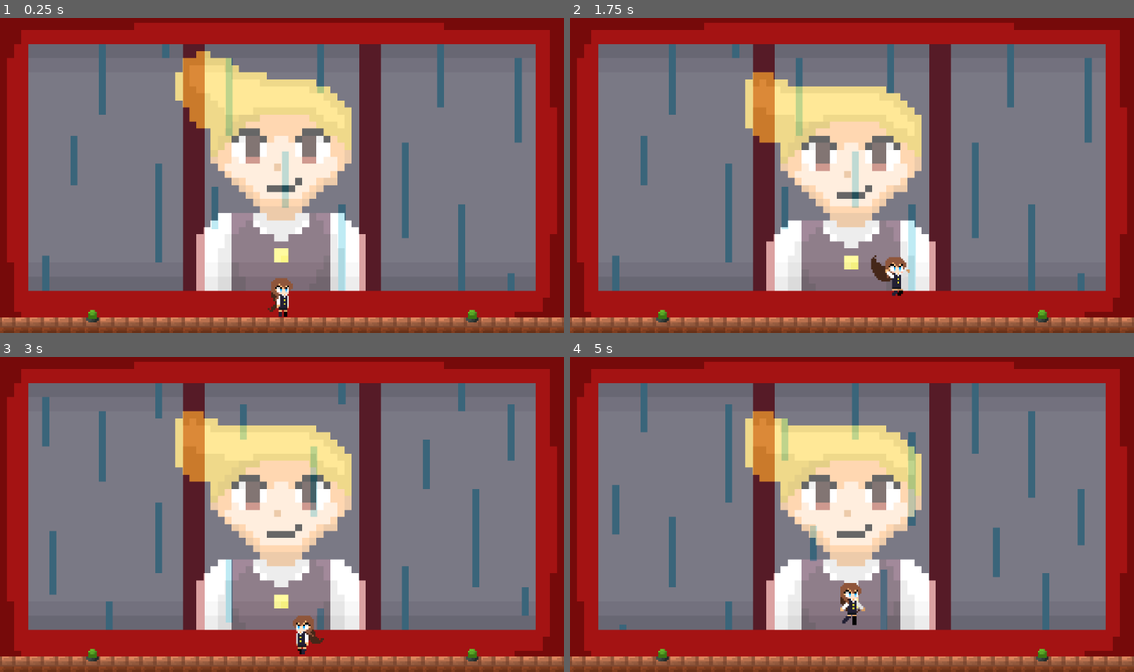
Above: before the commit, frames 1-4 (two rows, left to right).
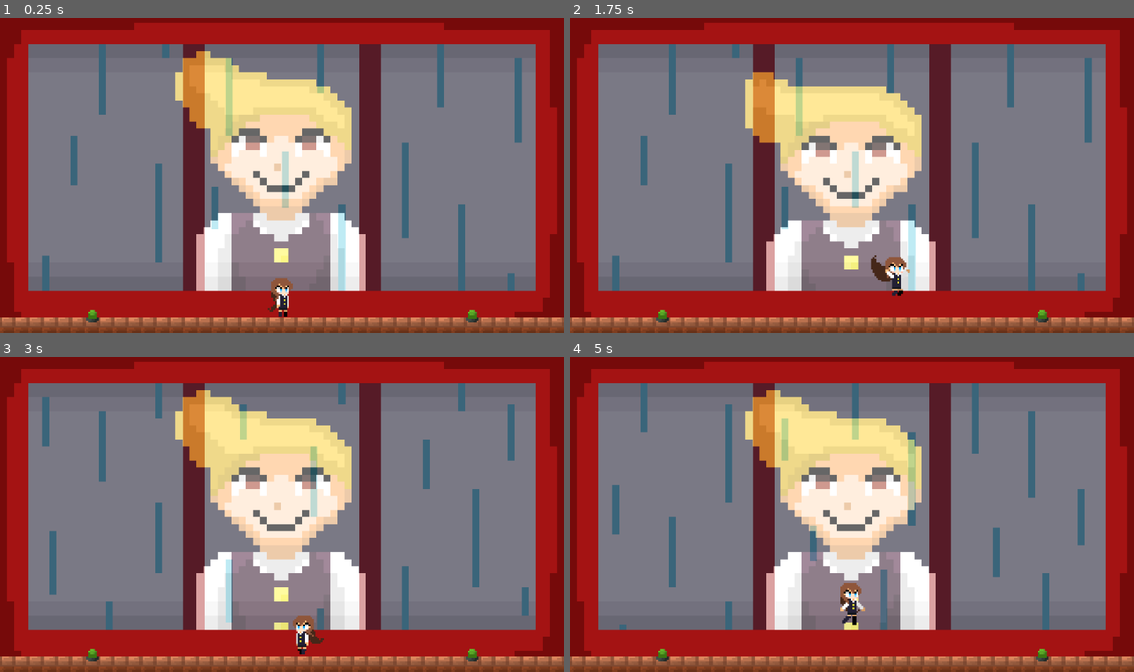
Above: after the commit, the same moments.

Repository: Kiydo/GameJam45
Game: Godot game, scene res://Scene/Stages/stage2.tscn
The game is run twice, just before and just after one commit, with the same random seed, the same clock (stepped at 60 frames per second) and the same inputs. This scene is started directly instead of the project's main scene.
Inputs:
- Up to frame 1 (0.25 s): no input
- Up to frame 2 (1.75 s): hold D (move_right) from 0.53 s (still down); tap W (jump) at 0.77, 1.52 s
- Up to frame 3 (3 s): release D (move_right) at 2.03 s; hold A (move_left) from 2.03 s (still down)
- Up to frame 4 (5 s): tap W (jump) at 3.02, 3.77, 4.52 s; release A (move_left) at 4.28 s; hold D (move_right) from 4.28 s (still down)

The runs differ from the first frame. In frame 1, 0.5% of the frame differs, in the area x 42-58%, y 39-54%; in frame 2, 0.5%; in frame 3, 6.1%, in the area x 31-65%, y 10-87%; in frame 4, 6.0%.

Commit message:
added success or fail results

Diff:
--- a/gamejam45/Prefab/Environment/tim.tscn
+++ b/gamejam45/Prefab/Environment/tim.tscn
@@ -1,6 +1,7 @@
-[gd_scene load_steps=13 format=3 uid="uid://c3hul4sqgejbo"]
+[gd_scene load_steps=14 format=3 uid="uid://c3hul4sqgejbo"]
 
 [ext_resource type="Texture2D" uid="uid://dn28u6clxvoq6" path="res://Textures/TimCasino.png" id="1_337as"]
+[ext_resource type="Script" path="res://Scripts/Environment/tim.gd" id="2_twkmk"]
 
 [sub_resource type="AtlasTexture" id="AtlasTexture_7uiqu"]
 atlas = ExtResource("1_337as")
@@ -109,3 +110,4 @@
 sprite_frames = SubResource("SpriteFrames_tgc1s")
 animation = &"+1up"
 autoplay = "neutral"
+script = ExtResource("2_twkmk")
--- a/gamejam45/Scripts/Environment/slots.gd
+++ b/gamejam45/Scripts/Environment/slots.gd
@@ -50,6 +50,7 @@
 	else:
 		next_level_number = current_scene_file.to_int() - 1
 		print(next_level_number)
+	await get_tree().create_timer(4.0).timeout
 	var next_level_path = "res://Scene/Stages/stage" + str(next_level_number) + ".tscn"
 	call_deferred("change_scene", next_level_path)
 
--- /dev/null
+++ b/gamejam45/Scripts/Environment/tim.gd
@@ -0,0 +1,33 @@
+extends AnimatedSprite2D
+var current_scene_file
+
+# Called when the node enters the scene tree for the first time.
+func _ready() -> void:
+	var anims = get_sprite_frames().get_animation_names()
+	print("Available animations: ", anims)
+	connect("animation_finished", Callable(self, "_on_animation_finished"))
+
+	#var current_scene_file = get_tree().current_scene.scene_file_path
+	#var file_name = current_scene_file.get_file()
+	#print(current_scene_file)
+	#print("file name: ", file_name)
+	#expression_animation(file_name)
+
+func expression_animation(file_name):
+	if file_name == "stage0.tscn":
+		play("neutral")
+	elif file_name == "stage1.tscn":
+		play("+1up")
+	elif file_name == "stage2.tscn":
+		play("+2up")
+	elif file_name == "stage-1.tscn":
+		play("-1down")
+	elif file_name == "stage-2.tscn":
+		play("-2down")
+
+
+# Called every frame. 'delta' is the elapsed time since the previous frame.
+func _process(delta: float) -> void:
+	var current_scene_file = get_tree().current_scene.scene_file_path
+	var file_name = current_scene_file.get_file()
+	expression_animation(file_name)
